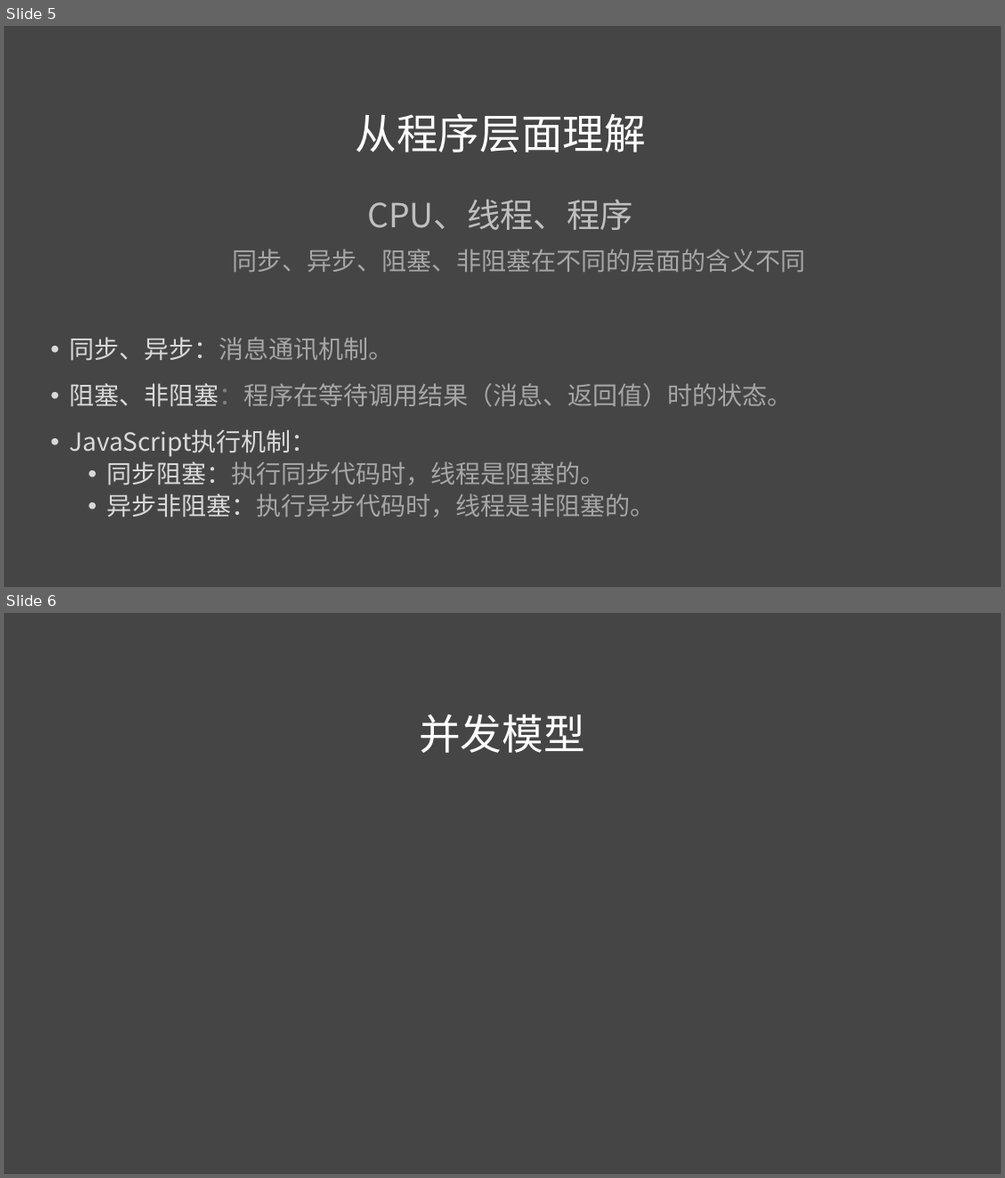
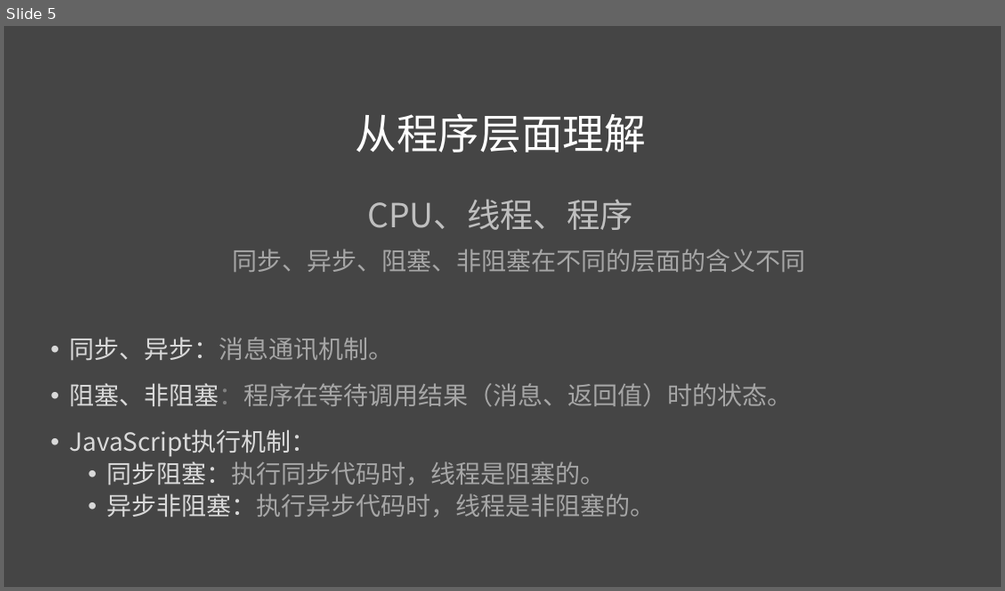
Before and after one commit to liuweiGL/share, a slide deck: ppt/JavaScript基础二.pptx. Shown one above the other, each under a label of ours: slides 5 and 6 before the commit, slide 5 after it. The pictures are 1005x1178 and 1005x591 pixels, drawn with LibreOffice and Linux fonts; fonts in the diff are those of the drawing. Boxes give left, top, right and bottom in pixels: in the first picture for what was removed or moved away, otherwise in the second. Text is boxed around its words. In the diff, an @@ line names an element or a change of style, - is before the commit and + after.

```diff
--- a/ppt/JavaScript基础二.pptx
+++ b/ppt/JavaScript基础二.pptx
@@ slide 6 removed at <box>4,613,1001,1174</box>, background #454545 @@
@@ text removed at <box>419,714,585,753</box> @@
-并发模型
```
Also in this commit, not shown: 2 slides changed, 3 slides added, 1 other slide removed.
